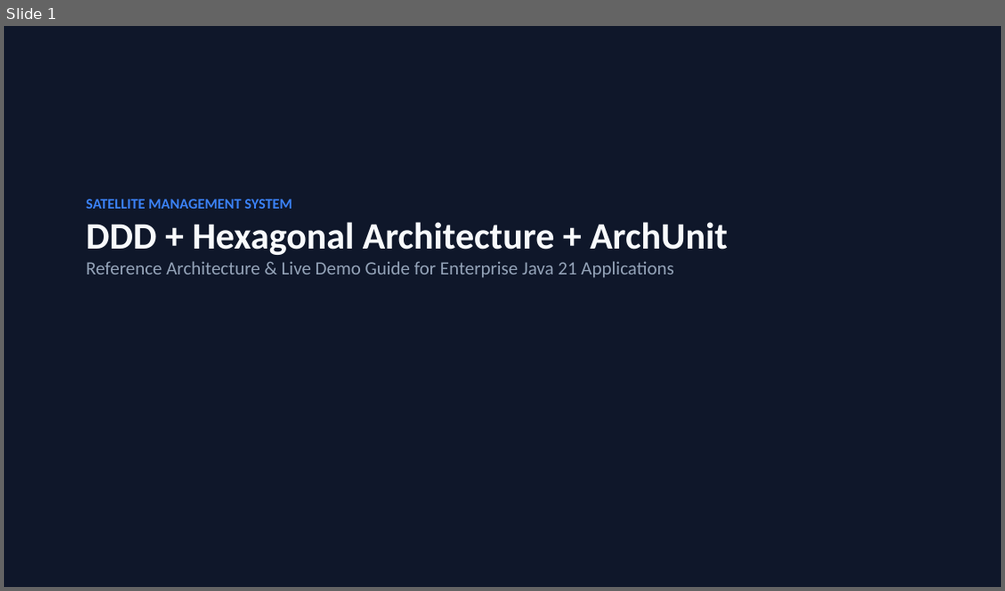
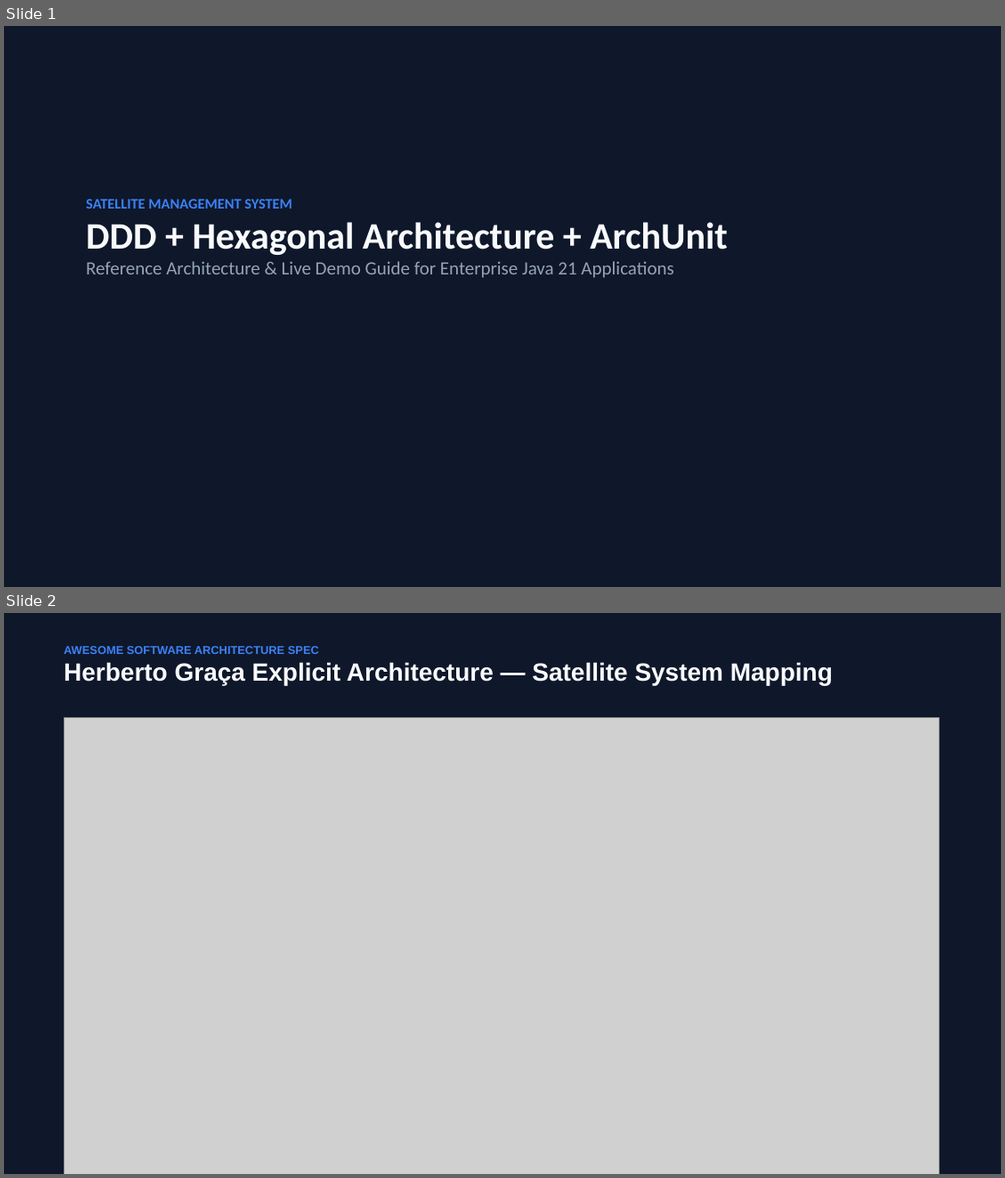
Before and after one commit to hykuBipin/DDD_HEXAGONAL_ARCHUNIT_NEW, a slide deck: Satellite_Architecture_DDD_Hexagonal_ArchUnit.pptx. Shown one above the other, each under a label of ours: slide 1 before the commit, slides 1 and 2 after it. The pictures are 1005x591 and 1005x1178 pixels, drawn with LibreOffice and Linux fonts; fonts in the diff are those of the drawing; grey boxes stand for pictures. Boxes give left, top, right and bottom in pixels: in the first picture for what was removed or moved away, otherwise in the second. Text is boxed around its words. In the diff, an @@ line names an element or a change of style, - is before the commit and + after.

Commit message:
docs: add Herberto Graca Explicit Architecture diagram based on awesome-software-architecture spec and update PPTX + README

```diff
--- a/Satellite_Architecture_DDD_Hexagonal_ArchUnit.pptx
+++ b/Satellite_Architecture_DDD_Hexagonal_ArchUnit.pptx
@@ slide 2 added at (x1=4, y1=613, x2=1001, y2=1174), background #0F172A @@
@@ text added at (x1=64, y1=646, x2=833, y2=686), 24 pt, text #F8FAFC, bold @@
+AWESOME SOFTWARE ARCHITECTURE SPEC
+Herberto Graça Explicit Architecture — Satellite System Mapping
@@ picture added at (x1=64, y1=718, x2=938, y2=1174) @@
```
Also in this commit, not shown: 1 slide removed, 8 other files.
